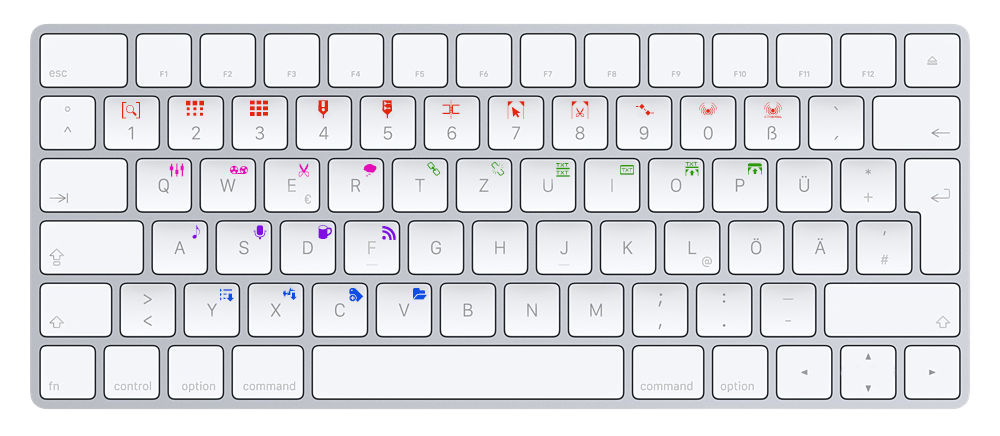
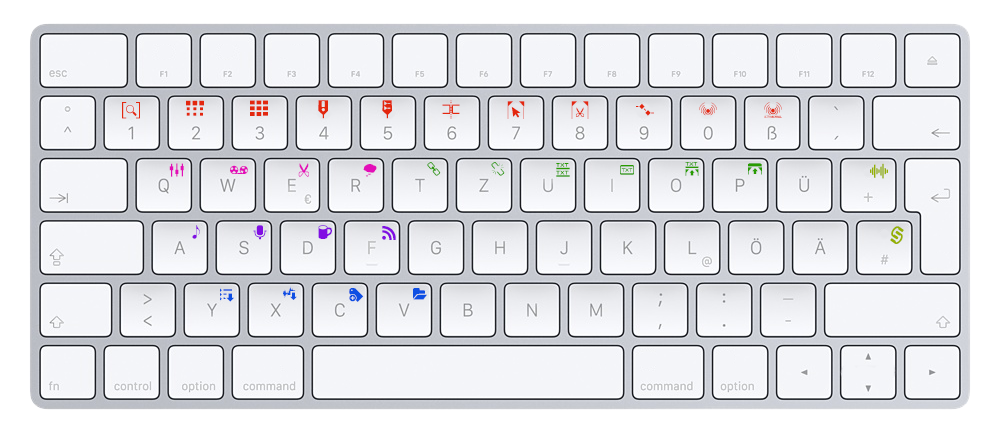
Layers edited between the first and the second w=1000, h=436 image:
added layer "#" in group "sonderzeichen" over [890, 226, 904, 244]
added layer "+" in group "sonderzeichen" over [870, 163, 888, 179]
painted on "transparent" over [864, 167, 888, 238]
